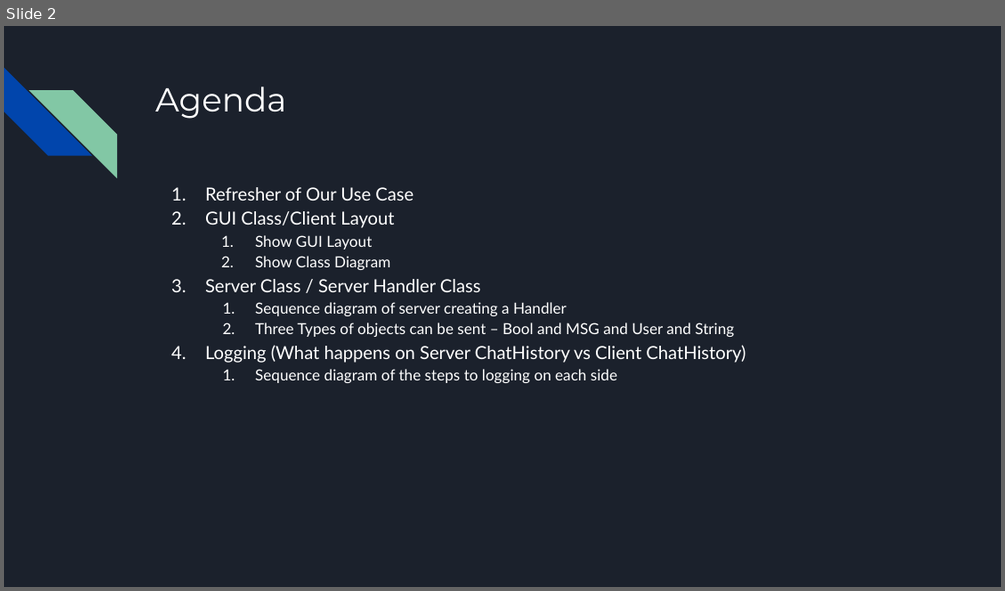
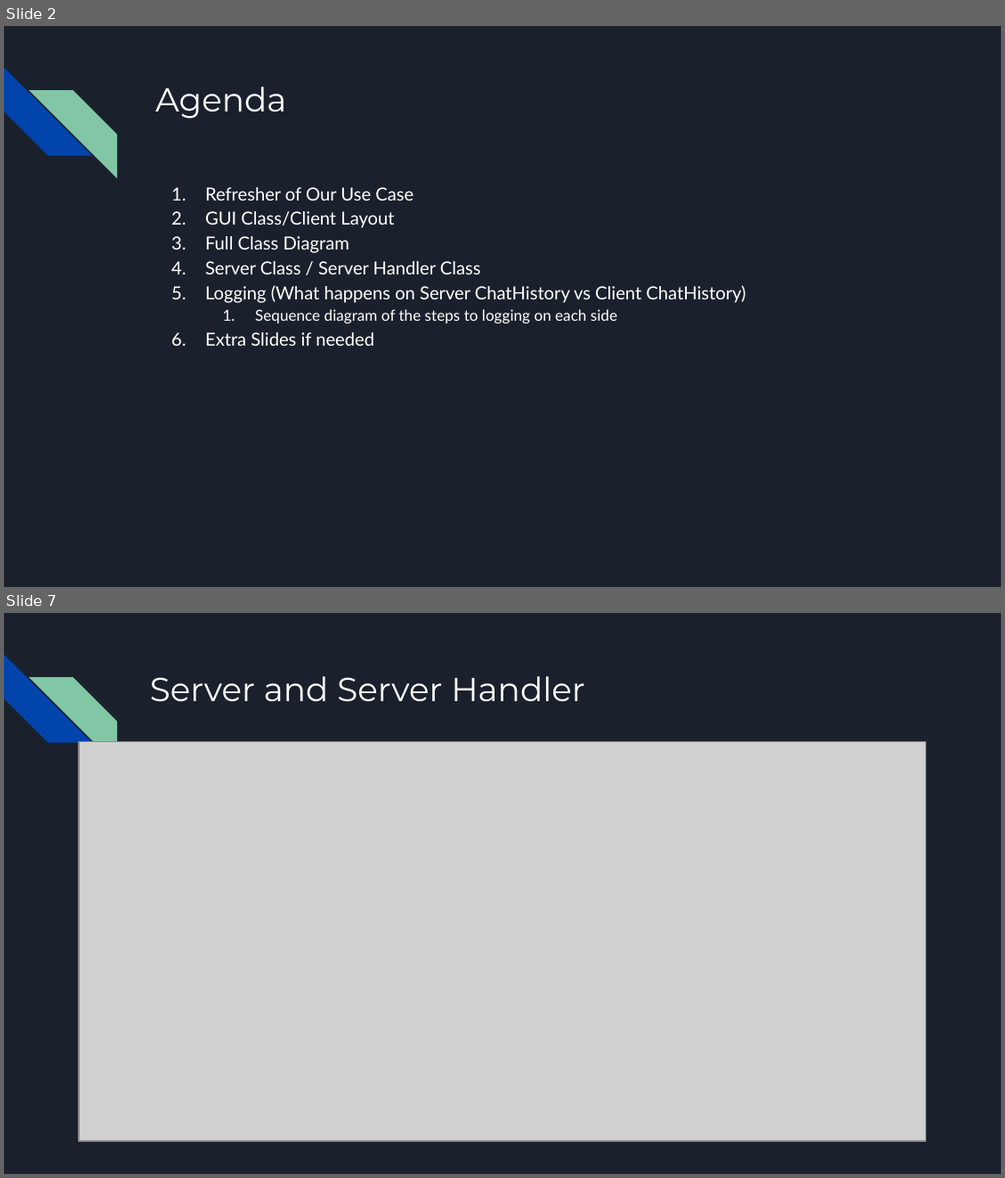
Before and after one commit to R3r3zzed/Comms-Project, a slide deck: Design/Comms Project Design.pptx. Shown one above the other, each under a label of ours: slide 2 before the commit, slides 2 and 7 after it; the slides between them are not shown. The pictures are 1005x591 and 1005x1178 pixels, drawn with LibreOffice and Linux fonts; fonts in the diff are those of the drawing; grey boxes stand for pictures. Boxes give left, top, right and bottom in pixels: in the first picture for what was removed or moved away, otherwise in the second. Text is boxed around its words. In the diff, an @@ line names an element or a change of style, - is before the commit and + after.

```diff
--- a/Design/Comms Project Design.pptx
+++ b/Design/Comms Project Design.pptx
@@ slide 7 added at box(4, 613, 1001, 1174), background #1B212C; not listed: 2 template elements that a slide beside it also shows @@
@@ title added at box(150, 676, 585, 702), 24 pt, text #FFFFFF @@
+Server and Server Handler
@@ picture added at box(79, 741, 926, 1142) @@
@@ slide 2 changed as well @@
@@ text at box(205, 236, 349, 253): text changed; size 11 to 13 pt @@
-  1. Show GUI Layout
-  2. Show Class Diagram
+3. Full Class Diagram
@@ text at box(255, 302, 734, 337): paragraphs removed @@
-  1. Sequence diagram of server creating a Handler
-  2. Three Types of objects can be sent – Bool and MSG and User and String
@@ text at box(205, 332, 374, 346): paragraph added @@
+6. Extra Slides if needed
```
Also in this commit, not shown: 1 other slide changed, 8 other slides added, 2 slides removed, 3 other files.
